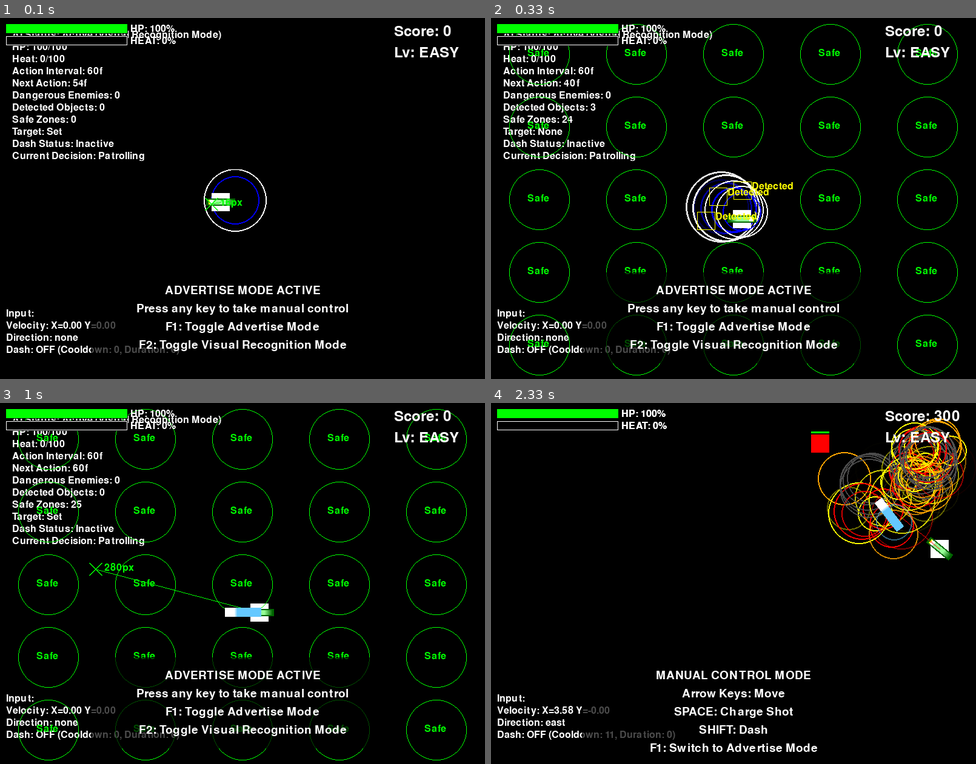
Above: before the commit, frames 1-4 (two rows, left to right).
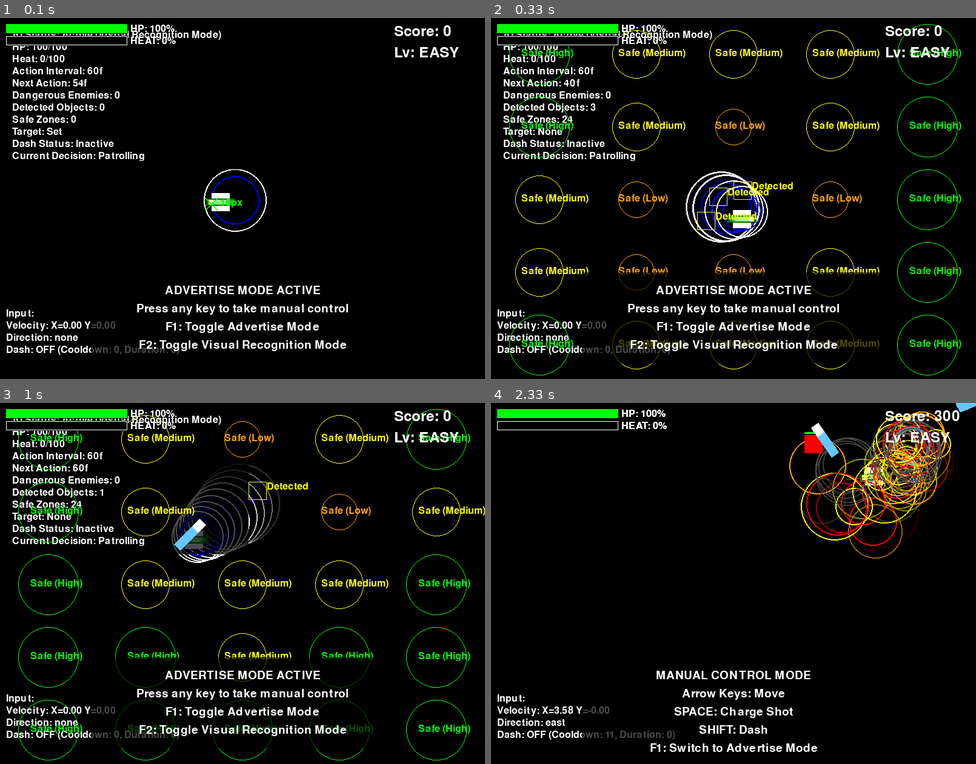
Above: after the commit, the same moments.

Repository: YuujiKamura/Accccccelaration-of-Tohu-and-Tomato
Game: pygame game, started from main.py
Two runs of this game, one before a commit and one after it. Both use one fixed random seed, a clock stepped at 60 frames per second and the inputs below.
Inputs:
- Up to frame 1 (0.1 s): no input
- Up to frame 2 (0.33 s): no input
- Up to frame 3 (1 s): tap F2 at 0.33, 0.67 s
- Up to frame 4 (2.33 s): hold Right 1-1.47 s; tap Space at 1.07, 1.37, 1.57, 1.9, 2.2 s; tap C at 1.15 s; hold Up 1.5-1.8 s; hold Right 1.83-2.3 s; tap Shift at 1.98 s

Frame 1 is identical in both runs. In frame 2, 5.1% of the frame differs, in the area x 3-97%, y 1-99%; in frame 3, 6.7%, in the area x 6-100%, y 1-92%; in frame 4, 6.3%.

Commit message:
敵からの距離に応じてセーフゾーンを3段階に色分けする機能を追加

Diff:
--- a/main.py
+++ b/main.py
@@ -1104,10 +1104,29 @@
                     if x <= ex < x + safe_grid_size_x and y <= ey < y + safe_grid_size_y:
                         enemy_count += 1
 
-                # 敵が少ないグリッドを安全地帯として記録
-                if enemy_count == 0:
-                    safe_center = (x + safe_grid_size_x//2, y + safe_grid_size_y//2)
-                    self.detected_safe_zones.append(safe_center)
+                # セーフゾーンの中心座標
+                safe_center = (x + safe_grid_size_x//2, y + safe_grid_size_y//2)
+
+                # 最も近い敵との距離を計算
+                min_distance = float('inf')
+                for ex, ey in self.detected_enemies:
+                    distance = math.sqrt((safe_center[0] - ex)**2 + (safe_center[1] - ey)**2)
+                    min_distance = min(min_distance, distance)
+
+                # 敵がいない場合は最大安全度
+                if not self.detected_enemies:
+                    min_distance = float('inf')
+
+                # 安全度をレベル分け（0=低, 1=中, 2=高）
+                safety_level = 2  # デフォルトで最高安全度
+                if min_distance < 150:
+                    safety_level = 0  # 危険
+                elif min_distance < 300:
+                    safety_level = 1  # 中程度
+
+                # 敵がいないグリッドまたは敵から十分離れたグリッドを安全地帯として記録
+                if enemy_count == 0 or min_distance > 100:
+                    self.detected_safe_zones.append((safe_center[0], safe_center[1], safety_level))
 
     def update_advertise_movement_visual(self):
         """画面認識に基づく移動更新"""
@@ -1292,43 +1311,29 @@
             if self.advertise_target_x is None or self.advertise_movement_timer >= self.advertise_movement_duration:
                 self.advertise_movement_timer = 0
                 margin = 100  # 画面端からのマージン
-                self.advertise_target_x = random.randint(margin, SCREEN_WIDTH - margin)
-                self.advertise_target_y = random.randint(margin, SCREEN_HEIGHT - margin)
-
-                # ランダムではなく、敵が少ない場所を選ぶ
-                if enemies and random.random() < 0.7:  # 70%の確率で敵の少ない場所を選択
-                    # 画面を4x4のグリッドに分割
-                    grid_size = 4
-                    enemy_density = [[0 for _ in range(grid_size)] for _ in range(grid_size)]
-
-                    # 各グリッドの敵密度を計算
-                    for enemy in enemies:
-                        grid_x = min(grid_size-1, max(0, int(enemy.x / SCREEN_WIDTH * grid_size)))
-                        grid_y = min(grid_size-1, max(0, int(enemy.y / SCREEN_HEIGHT * grid_size)))
-                        enemy_density[grid_y][grid_x] += 1
-
-                    # 敵密度の最も低いグリッドを見つける
-                    min_density = float('inf')
-                    min_x, min_y = 0, 0
-
-                    for y in range(grid_size):
-                        for x in range(grid_size):
-                            if enemy_density[y][x] < min_density:
-                                min_density = enemy_density[y][x]
-                                min_x, min_y = x, y
-
-                    # 安全なグリッド内のランダムな位置を目標に設定
-                    grid_width = SCREEN_WIDTH / grid_size
-                    grid_height = SCREEN_HEIGHT / grid_size
-
-                    self.advertise_target_x = random.randint(
-                        int(min_x * grid_width + margin/2),
-                        int((min_x + 1) * grid_width - margin/2)
-                    )
-                    self.advertise_target_y = random.randint(
-                        int(min_y * grid_height + margin/2),
-                        int((min_y + 1) * grid_height - margin/2)
-                    )
+
+                # 高安全度のセーフゾーンがあれば優先的に選択
+                high_safety_zones = [zone for zone in self.detected_safe_zones if zone[2] == 2]
+                medium_safety_zones = [zone for zone in self.detected_safe_zones if zone[2] == 1]
+                low_safety_zones = [zone for zone in self.detected_safe_zones if zone[2] == 0]
+
+                # 優先度の高いセーフゾーンから順に選択
+                if high_safety_zones and random.random() < 0.8:  # 80%の確率で高安全地帯を選択
+                    chosen_zone = random.choice(high_safety_zones)
+                    self.advertise_target_x = chosen_zone[0]
+                    self.advertise_target_y = chosen_zone[1]
+                elif medium_safety_zones and random.random() < 0.6:  # 60%の確率で中安全地帯を選択
+                    chosen_zone = random.choice(medium_safety_zones)
+                    self.advertise_target_x = chosen_zone[0]
+                    self.advertise_target_y = chosen_zone[1]
+                elif low_safety_zones and random.random() < 0.3:  # 30%の確率で低安全地帯を選択
+                    chosen_zone = random.choice(low_safety_zones)
+                    self.advertise_target_x = chosen_zone[0]
+                    self.advertise_target_y = chosen_zone[1]
+                else:
+                    # セーフゾーンが見つからない場合はランダムな位置を選択
+                    self.advertise_target_x = random.randint(margin, SCREEN_WIDTH - margin)
+                    self.advertise_target_y = random.randint(margin, SCREEN_HEIGHT - margin)
 
             # 目標位置に向かって移動
             if self.advertise_target_x is not None:
@@ -1785,21 +1790,35 @@
             danger_text = debug_font.render("Danger", True, (255, 0, 0))
             screen.blit(danger_text, (int(enemy.x), int(enemy.y) - 20))
 
-        # 3. 安全地帯の可視化（緑の円）
+        # 3. 安全地帯の可視化（段階的な色で表示）
         if hasattr(self, 'detected_safe_zones'):
-            for sx, sy in self.detected_safe_zones:
-                # 緑の円で安全地帯を表示
+            for sx, sy, safety_level in self.detected_safe_zones:
+                # 安全度に応じて色を選択
+                if safety_level == 2:
+                    safe_color = (0, 255, 0)  # 高安全度 - 緑
+                    radius = 50
+                    safe_text = "Safe (High)"
+                elif safety_level == 1:
+                    safe_color = (255, 255, 0)  # 中安全度 - 黄
+                    radius = 40
+                    safe_text = "Safe (Medium)"
+                else:
+                    safe_color = (255, 165, 0)  # 低安全度 - オレンジ
+                    radius = 30
+                    safe_text = "Safe (Low)"
+
+                # 色分けされた円で安全地帯を表示
                 pygame.draw.circle(
                     screen,
-                    (0, 255, 0),
+                    safe_color,
                     (int(sx), int(sy)),
-                    50,
+                    radius,
                     1
                 )
 
                 # 安全地帯テキスト
-                safe_text = debug_font.render("Safe", True, (0, 255, 0))
-                screen.blit(safe_text, (int(sx) - 20, int(sy) - 10))
+                safe_text_surface = debug_font.render(safe_text, True, safe_color)
+                screen.blit(safe_text_surface, (int(sx) - 30, int(sy) - 10))
 
         # 4. 移動目標を表示（緑の×印）
         if self.advertise_target_x and self.advertise_target_y:
@@ -1885,43 +1904,72 @@
             if self.advertise_target_x is None or self.advertise_movement_timer >= self.advertise_movement_duration:
                 self.advertise_movement_timer = 0
                 margin = 100  # 画面端からのマージン
-                self.advertise_target_x = random.randint(margin, SCREEN_WIDTH - margin)
-                self.advertise_target_y = random.randint(margin, SCREEN_HEIGHT - margin)
-
-                # ランダムではなく、敵が少ない場所を選ぶ
-                if enemies and random.random() < 0.7:  # 70%の確率で敵の少ない場所を選択
-                    # 画面を4x4のグリッドに分割
-                    grid_size = 4
-                    enemy_density = [[0 for _ in range(grid_size)] for _ in range(grid_size)]
-
-                    # 各グリッドの敵密度を計算
-                    for enemy in enemies:
-                        grid_x = min(grid_size-1, max(0, int(enemy.x / SCREEN_WIDTH * grid_size)))
-                        grid_y = min(grid_size-1, max(0, int(enemy.y / SCREEN_HEIGHT * grid_size)))
-                        enemy_density[grid_y][grid_x] += 1
-
-                    # 敵密度の最も低いグリッドを見つける
-                    min_density = float('inf')
-                    min_x, min_y = 0, 0
-
-                    for y in range(grid_size):
-                        for x in range(grid_size):
-                            if enemy_density[y][x] < min_density:
-                                min_density = enemy_density[y][x]
-                                min_x, min_y = x, y
-
-                    # 安全なグリッド内のランダムな位置を目標に設定
-                    grid_width = SCREEN_WIDTH / grid_size
-                    grid_height = SCREEN_HEIGHT / grid_size
-
-                    self.advertise_target_x = random.randint(
-                        int(min_x * grid_width + margin/2),
-                        int((min_x + 1) * grid_width - margin/2)
-                    )
-                    self.advertise_target_y = random.randint(
-                        int(min_y * grid_height + margin/2),
-                        int((min_y + 1) * grid_height - margin/2)
-                    )
+
+                # 安全地帯の評価
+                safe_zones = []
+
+                # 画面を5x5のグリッドに分割
+                grid_size = 5
+                grid_width = SCREEN_WIDTH / grid_size
+                grid_height = SCREEN_HEIGHT / grid_size
+
+                # 各グリッドの敵との距離に基づく安全度を計算
+                for grid_y in range(grid_size):
+                    for grid_x in range(grid_size):
+                        grid_center_x = grid_x * grid_width + grid_width / 2
+                        grid_center_y = grid_y * grid_height + grid_height / 2
+
+                        # 最も近い敵との距離を計算
+                        min_distance = float('inf')
+                        for enemy in enemies:
+                            enemy_center_x = enemy.x + enemy.width / 2
+                            enemy_center_y = enemy.y + enemy.height / 2
+                            distance = math.sqrt((grid_center_x - enemy_center_x)**2 + (grid_center_y - enemy_center_y)**2)
+                            min_distance = min(min_distance, distance)
+
+                        # 敵がいない場合は最大安全度
+                        if not enemies:
+                            min_distance = float('inf')
+
+                        # 安全度をレベル分け（0=低, 1=中, 2=高）
+                        safety_level = 2  # デフォルトで最高安全度
+                        if min_distance < 150:
+                            safety_level = 0  # 危険
+                        elif min_distance < 300:
+                            safety_level = 1  # 中程度
+
+                        # グリッド内の敵の数もカウント
+                        enemy_count = 0
+                        for enemy in enemies:
+                            if (grid_x * grid_width <= enemy.x < (grid_x + 1) * grid_width and
+                                grid_y * grid_height <= enemy.y < (grid_y + 1) * grid_height):
+                                enemy_count += 1
+
+                        # 敵がいないグリッドまたは敵から十分離れたグリッドを安全地帯として記録
+                        if enemy_count == 0 or min_distance > 100:
+                            safe_zones.append((grid_center_x, grid_center_y, safety_level))
+
+                # 優先度の高いセーフゾーンから順に選択
+                high_safety_zones = [zone for zone in safe_zones if zone[2] == 2]
+                medium_safety_zones = [zone for zone in safe_zones if zone[2] == 1]
+                low_safety_zones = [zone for zone in safe_zones if zone[2] == 0]
+
+                if high_safety_zones and random.random() < 0.8:  # 80%の確率で高安全地帯を選択
+                    chosen_zone = random.choice(high_safety_zones)
+                    self.advertise_target_x = chosen_zone[0]
+                    self.advertise_target_y = chosen_zone[1]
+                elif medium_safety_zones and random.random() < 0.6:  # 60%の確率で中安全地帯を選択
+                    chosen_zone = random.choice(medium_safety_zones)
+                    self.advertise_target_x = chosen_zone[0]
+                    self.advertise_target_y = chosen_zone[1]
+                elif low_safety_zones and random.random() < 0.3:  # 30%の確率で低安全地帯を選択
+                    chosen_zone = random.choice(low_safety_zones)
+                    self.advertise_target_x = chosen_zone[0]
+                    self.advertise_target_y = chosen_zone[1]
+                else:
+                    # セーフゾーンが見つからない場合はランダムな位置を選択
+                    self.advertise_target_x = random.randint(margin, SCREEN_WIDTH - margin)
+                    self.advertise_target_y = random.randint(margin, SCREEN_HEIGHT - margin)
 
             # 目標位置に向かって移動
             if self.advertise_target_x is not None:
